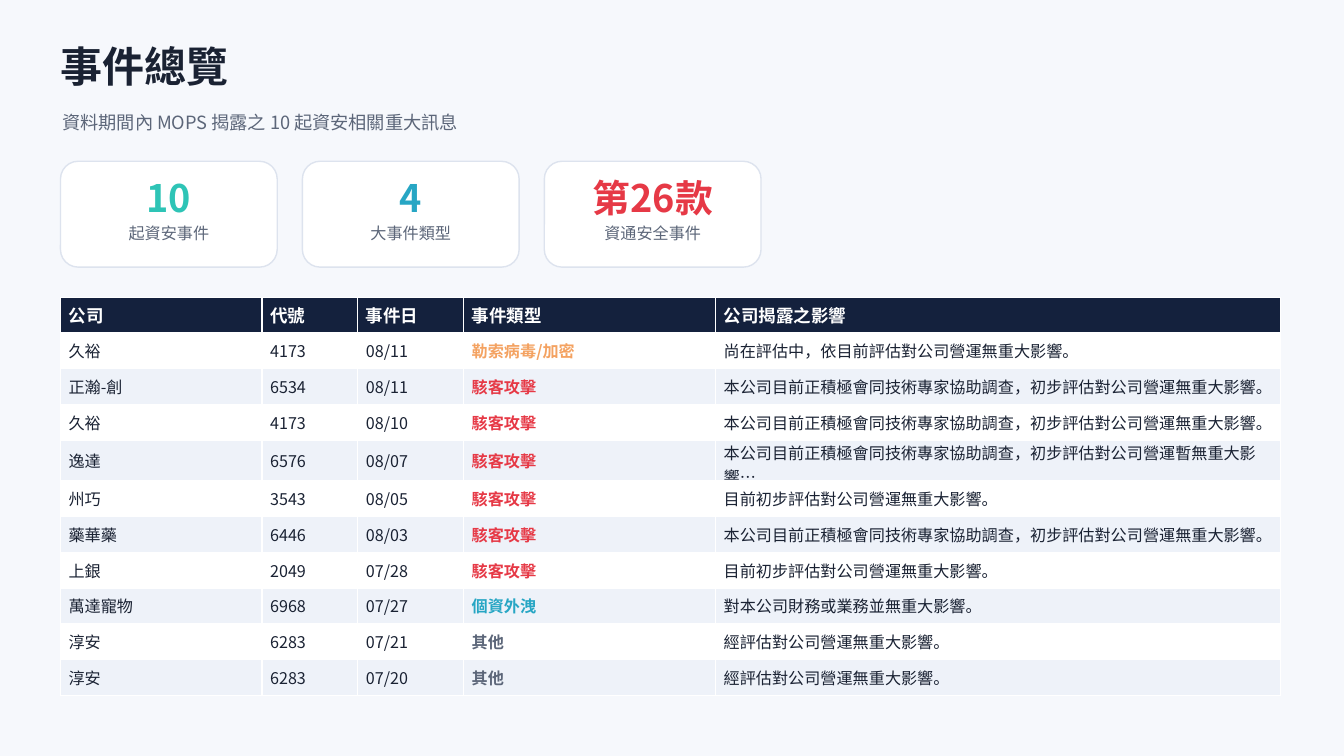
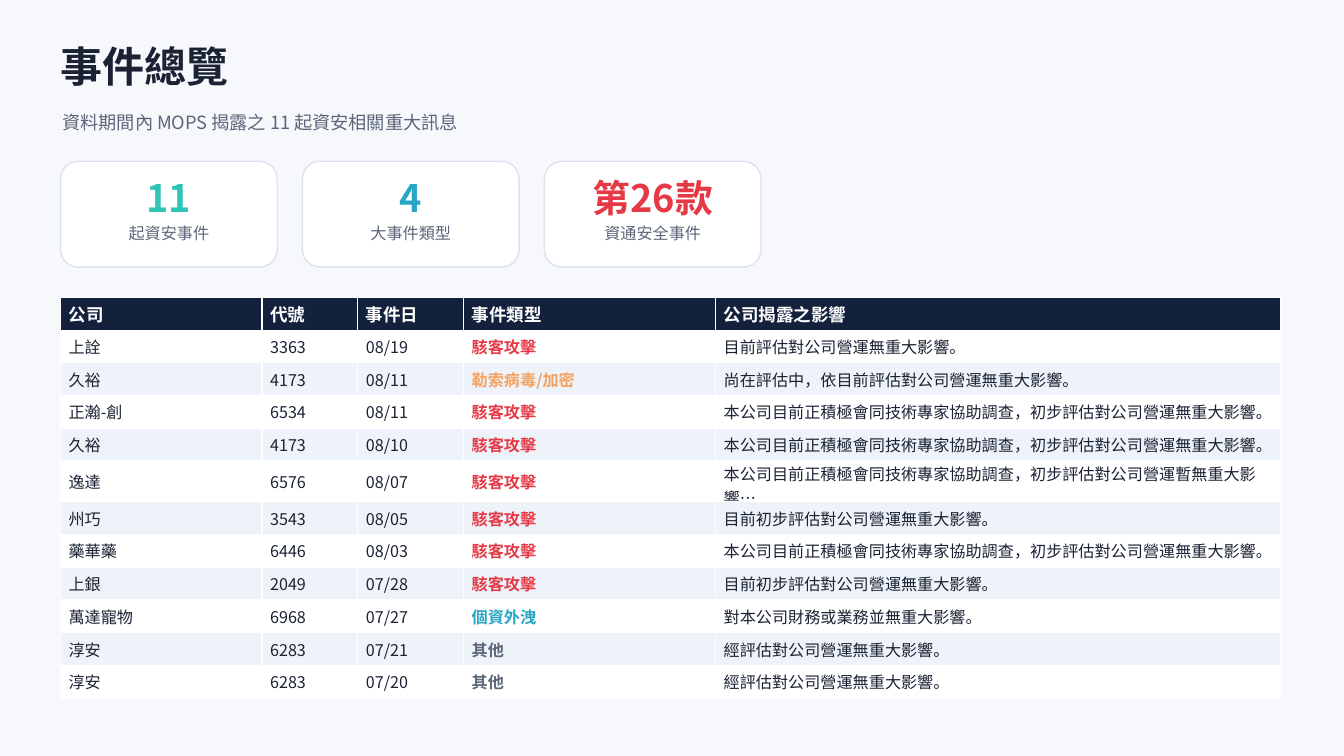
Before and after one commit to Johnnylin77/mops-isec-monitor, a slide deck: slide 2 of 資安事件因應分析.pptx. Drawn at 1344x756 pixels with LibreOffice and Linux fonts; fonts in the diff are those of the drawing. Boxes give left, top, right and bottom in pixels: in the first picture for what was removed or moved away, otherwise in the second. Text is boxed around its words. In the diff, an @@ line names an element or a change of style, - is before the commit and + after.

Commit message:
MOPS report: 2026-08-20

```diff
--- a/資安事件因應分析.pptx
+++ b/資安事件因應分析.pptx
@@ text at [62,113,457,131]: text changed @@
-資料期間內 MOPS 揭露之 10 起資安相關重大訊息
+資料期間內 MOPS 揭露之 11 起資安相關重大訊息
@@ text at [147,184,192,212]: text changed @@
-10
+11
@@ table at [60,297,1280,695] @@
+row 2: 上詮 | 3363 | 08/19 | 駭客攻擊 | 目前評估對公司營運無重大影響。
```
Also in this commit, not shown: 6 other slides changed, 2 other files.
